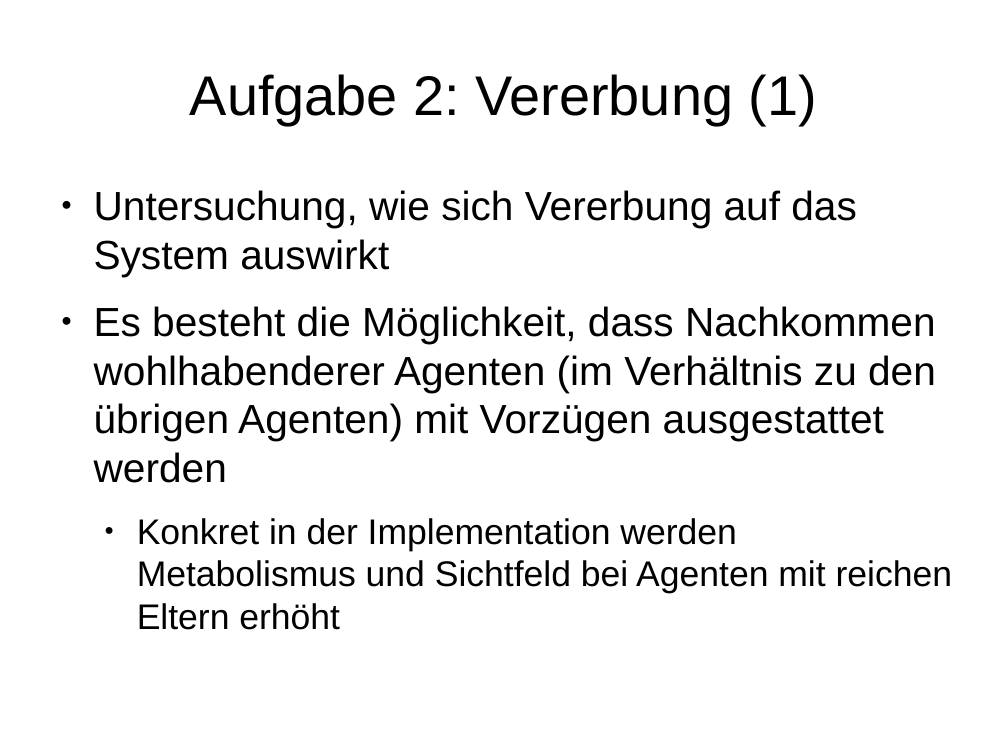
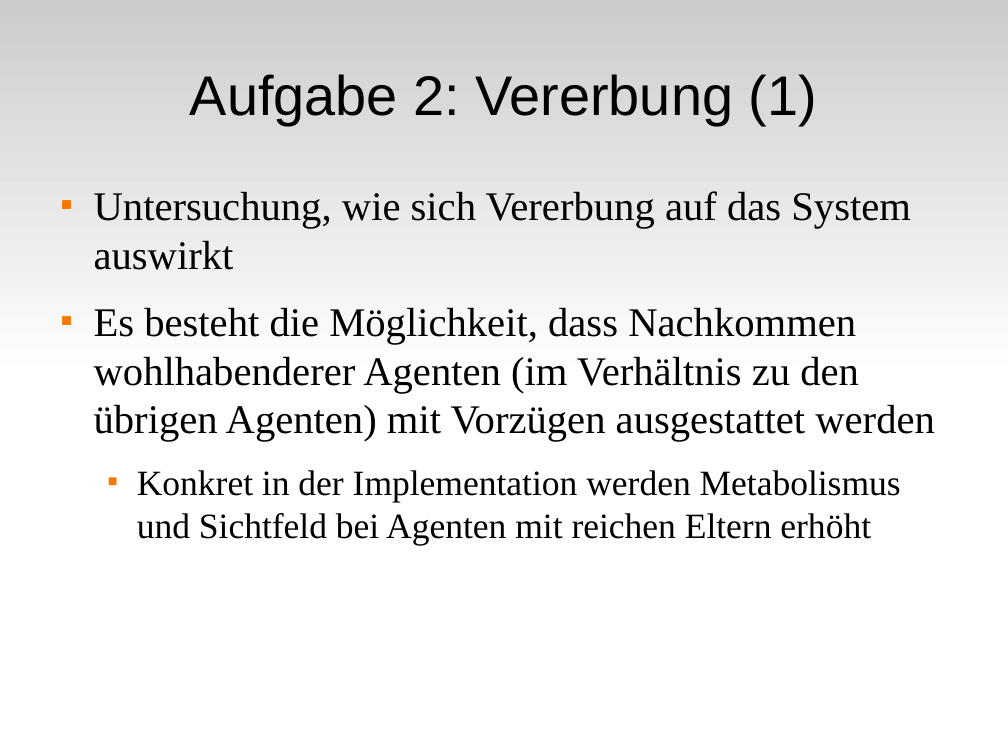
Before and after one commit to wsmirnow/Sugarscape, a slide deck: slide 23 of Presentation/Presentation.odp. Drawn at 1008x756 pixels with LibreOffice and Linux fonts; fonts in the diff are those of the drawing. Boxes give left, top, right and bottom in pixels: in the first picture for what was removed or moved away, otherwise in the second. Text is boxed around its words. In the diff, an @@ line names an element or a change of style, - is before the commit and + after.

Commit message:
style

```diff
--- a/Presentation/Presentation.odp
+++ b/Presentation/Presentation.odp
@@ rectangle added at box(0, 0, 1008, 378), fill gradient #CCCCCC to #FFFFFF @@
@@ text "Untersuchung, wie sich Vererbung auf ..." at box(94, 191, 935, 544): font Arial to Times New Roman; bullet ● to ■; bullet colour #000000 to #F57900 @@
```
Also in this commit, not shown: 28 other slides changed.
